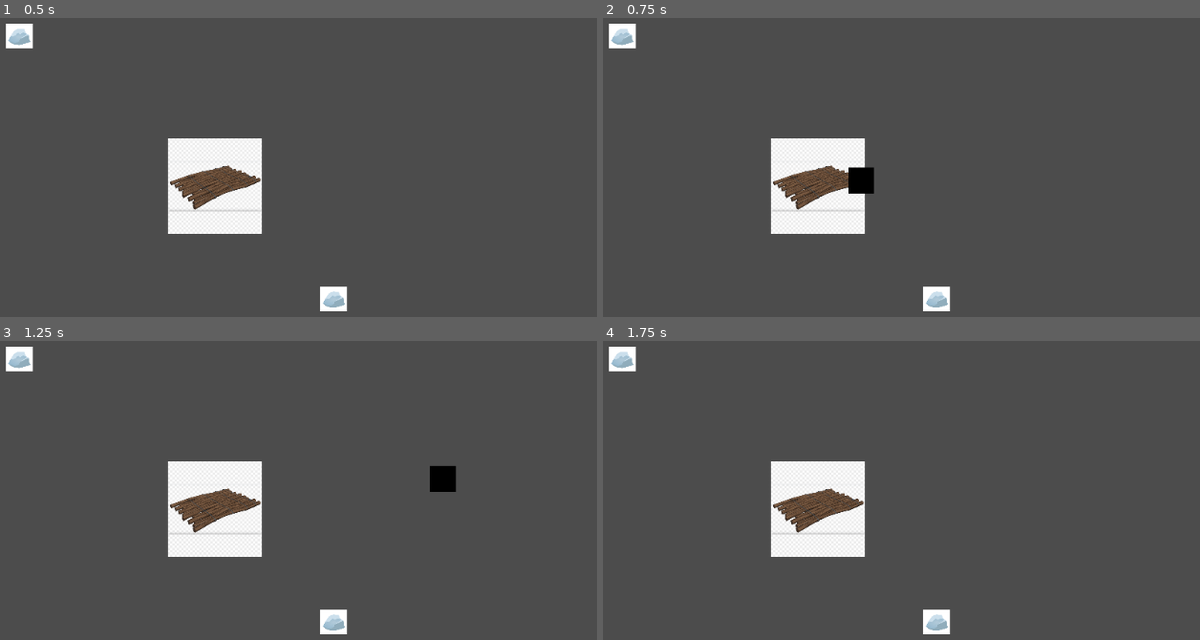
Above: before the commit, frames 1-4 (two rows, left to right).
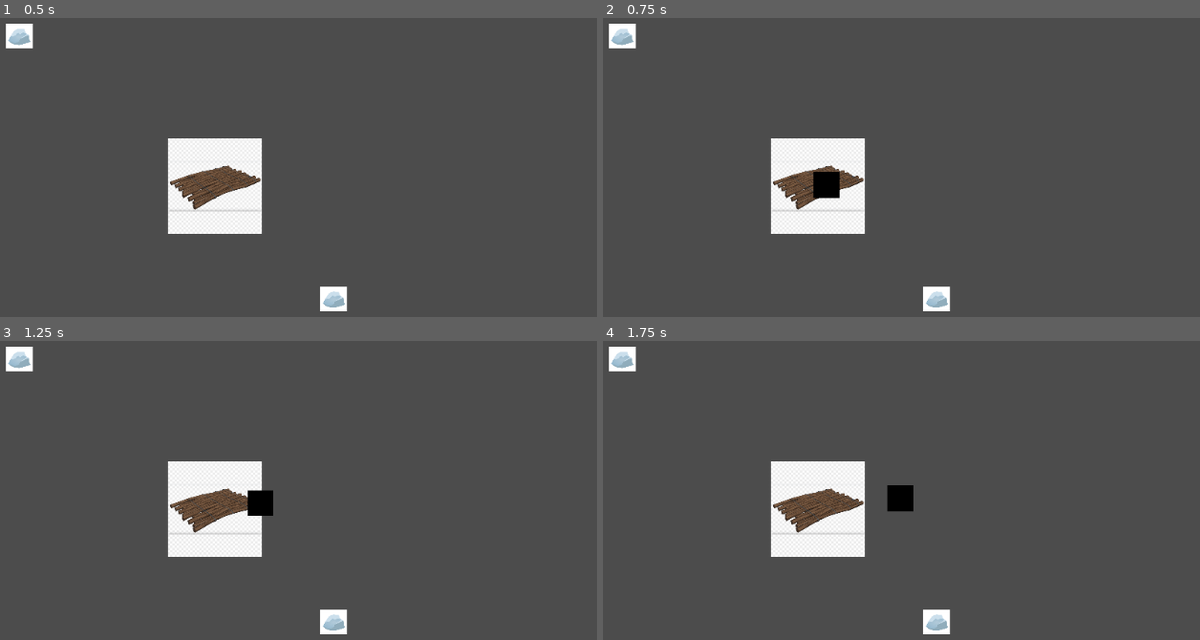
Above: after the commit, the same moments.

Repository: surgura/kwok5
Game: Godot game, scene res://world.tscn
The game is run twice, just before and just after one commit, with the same random seed, the same clock (stepped at 60 frames per second) and the same inputs.
Inputs (mouse positions are in pixels of both pictures, inside the frame that each line leads up to):
- Up to frame 1 (0.5 s): no input
- Up to frame 2 (0.75 s): tap Enter at 0.5 s; move the mouse to (985, 164) at 0.52 s; click (985, 164) at 0.6 s
- Up to frame 3 (1.25 s): no input
- Up to frame 4 (1.75 s): move the mouse to (662, 532) at 1.27 s; click (662, 532) at 1.35 s

Frame 1 is identical in both runs. In frame 2, 0.8% of the frame differs, in the area x 35-46%, y 49-61%; in frame 3, 0.7%; in frame 4, 0.4%.

Commit message:
reeling in items

Diff:
--- a/godot/hook.gd
+++ b/godot/hook.gd
@@ -1,16 +1,29 @@
 extends KinematicBody2D
 
 var direction
-var speed = 500
-var hit_item = false
-export(NodePath) var return_node
+var speed = 100
+var caught_item = null
+export(NodePath) var raft_path
 
 func _ready():
 	direction = (get_global_mouse_position() - self.global_position).normalized()
 
 func _physics_process(delta):
-	if hit_item:
-		direction = (get_node(return_node).global_position - self.global_position).normalized()
+	#if hit_item:
+	#	direction = (get_node(raft).global_position - self.global_position).normalized()
 
-	if move_and_collide(direction * speed * delta):
-		hit_item = true
+	if caught_item == null:
+		var collision = move_and_collide(direction * speed * delta)
+		if collision:
+			caught_item = collision.get_collider()
+			get_node("./collision_shape").disabled = true
+	else:
+		var raft = get_node(raft_path)
+		var raft_weight = raft.weight
+		var item_weight = caught_item.weight
+		var ratio_raft = float(item_weight) / float(raft_weight + item_weight)
+		var ratio_item = 1-ratio_raft
+		var raft_direction = (caught_item.global_position - raft.global_position).normalized()
+		var item_direction = (raft.global_position - caught_item.global_position).normalized()
+		raft.move_and_collide(raft_direction * ratio_raft * speed * delta)
+		caught_item.move_and_collide(item_direction * ratio_item * speed * delta)
--- a/godot/hook.tscn
+++ b/godot/hook.tscn
@@ -14,5 +14,5 @@
 scale = Vector2( 0.0674621, 0.0674621 )
 texture = SubResource( 1 )
 
-[node name="CollisionShape2D" type="CollisionShape2D" parent="."]
+[node name="collision_shape" type="CollisionShape2D" parent="."]
 shape = SubResource( 2 )
--- a/godot/raft.gd
+++ b/godot/raft.gd
@@ -2,6 +2,7 @@
 
 var hook_scene = preload("res://hook.tscn")
 var hook_instance = null
+var weight = 50
 
 # Called when the node enters the scene tree for the first time.
 func _ready():
@@ -11,7 +12,6 @@
 func _process(_delta):
 	if Input.is_action_just_pressed("throw_hook"):
 		if hook_instance == null:
-			print("make hook")
 			hook_instance = hook_scene.instance()
-			hook_instance.return_node = self.get_path()
+			hook_instance.raft_path = self.get_path()
 			get_node("../").add_child(hook_instance)
--- a/godot/raft.tscn
+++ b/godot/raft.tscn
@@ -1,11 +1,18 @@
-[gd_scene load_steps=3 format=2]
+[gd_scene load_steps=4 format=2]
 
 [ext_resource path="res://raft.gd" type="Script" id=1]
 [ext_resource path="res://raft.png" type="Texture" id=2]
 
-[node name="raft" type="Node2D"]
+[sub_resource type="CapsuleShape2D" id=1]
+
+[node name="raft" type="KinematicBody2D"]
 script = ExtResource( 1 )
 
 [node name="sprite" type="Sprite" parent="."]
 scale = Vector2( 0.149004, 0.149004 )
 texture = ExtResource( 2 )
+
+[node name="CollisionShape2D" type="CollisionShape2D" parent="."]
+visible = false
+shape = SubResource( 1 )
+disabled = true
--- /dev/null
+++ b/godot/trash.gd
@@ -0,0 +1,6 @@
+extends KinematicBody2D
+
+var weight = 10
+
+func _ready():
+	pass
--- a/godot/trash.tscn
+++ b/godot/trash.tscn
@@ -1,15 +1,17 @@
-[gd_scene load_steps=3 format=2]
+[gd_scene load_steps=4 format=2]
 
-[ext_resource path="res://rock.png" type="Texture" id=1]
+[ext_resource path="res://trash.gd" type="Script" id=1]
+[ext_resource path="res://rock.png" type="Texture" id=2]
 
 [sub_resource type="CircleShape2D" id=1]
 radius = 16.8987
 
 [node name="trash" type="KinematicBody2D"]
+script = ExtResource( 1 )
 
 [node name="sprite" type="Sprite" parent="."]
 scale = Vector2( 0.153076, 0.153076 )
-texture = ExtResource( 1 )
+texture = ExtResource( 2 )
 
 [node name="CollisionShape2D" type="CollisionShape2D" parent="."]
 shape = SubResource( 1 )
